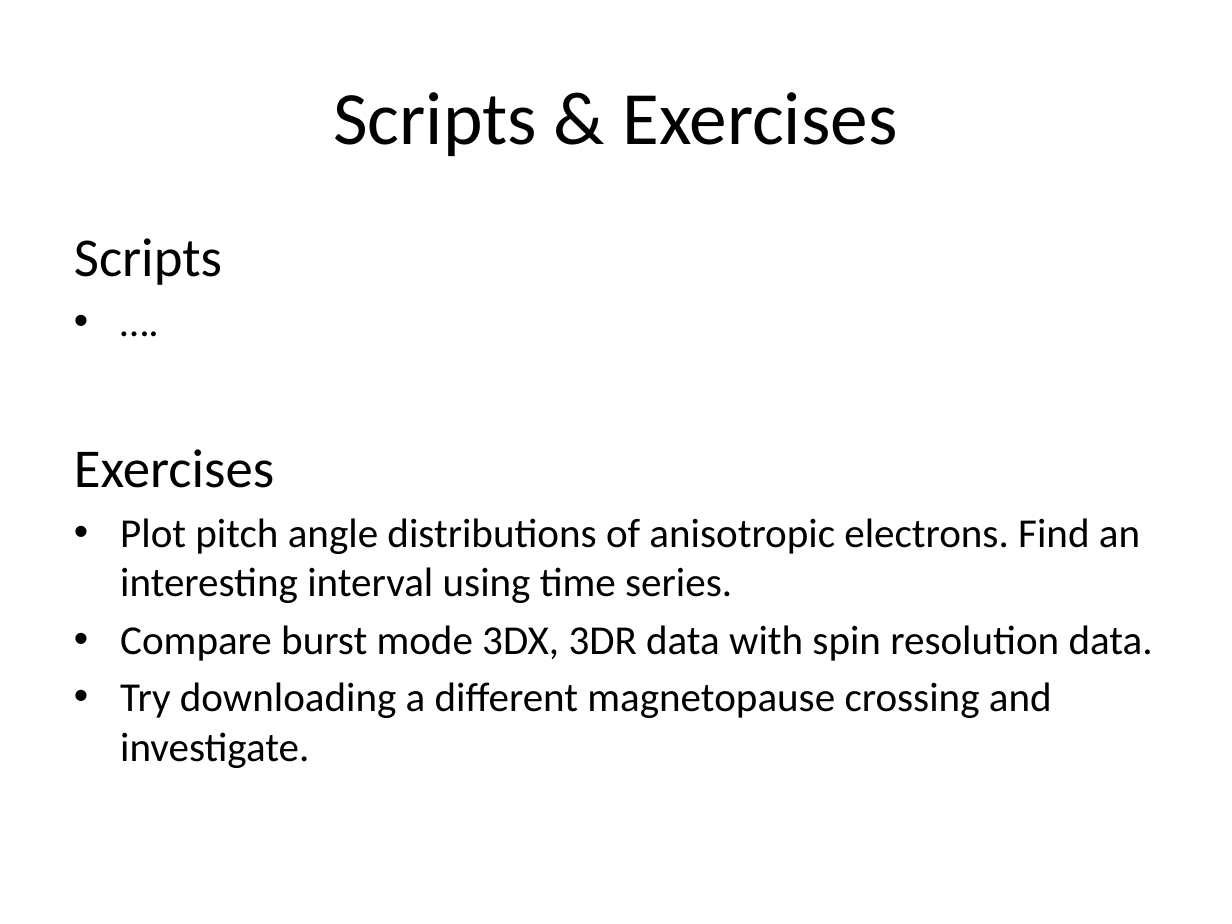
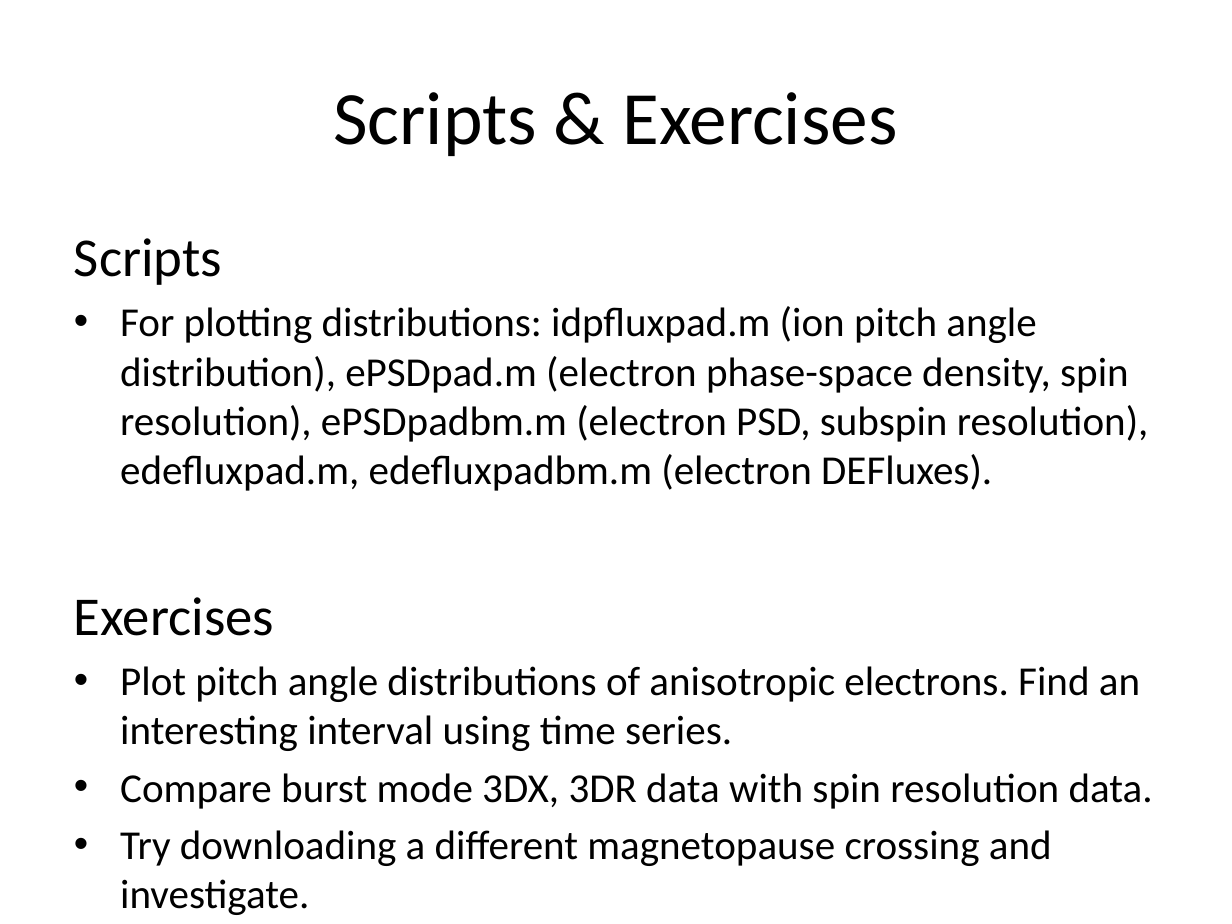
Before and after one commit to irfu/Nordita_Magnetic_Reconnection_School_2015, a slide deck: slide 14 of Lectures/Lecture_6.pptx. Drawn at 1232x924 pixels with LibreOffice and Linux fonts; fonts in the diff are those of the drawing. Boxes give left, top, right and bottom in pixels: in the first picture for what was removed or moved away, otherwise in the second. Text is boxed around its words. In the diff, an @@ line names an element or a change of style, - is before the commit and + after.

```diff
--- a/Lectures/Lecture_6.pptx
+++ b/Lectures/Lecture_6.pptx
@@ text at box(120, 306, 1149, 491): text changed @@
-• ….
+• For plotting distributions: idpfluxpad.m (ion pitch angle distribution), ePSDpad.m (electron phase-space density, spin resolution), ePSDpadbm.m (electron PSD, subspin resolution), edefluxpad.m, edefluxpadbm.m (electron DEFluxes).
```
Also in this commit, not shown: 2 other slides changed.
